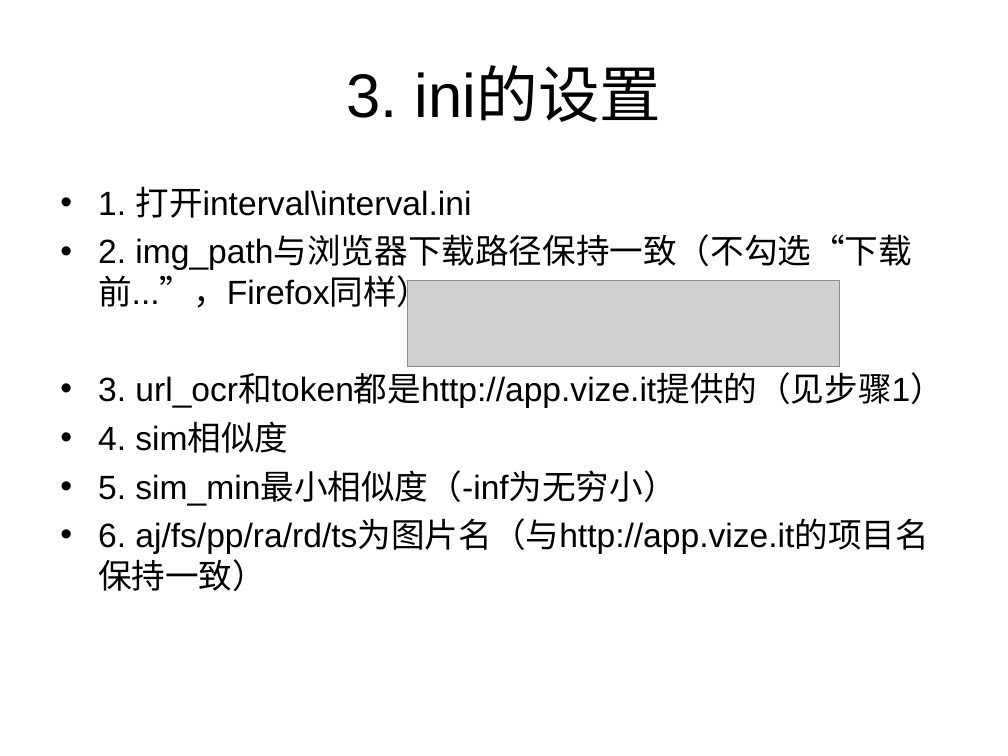
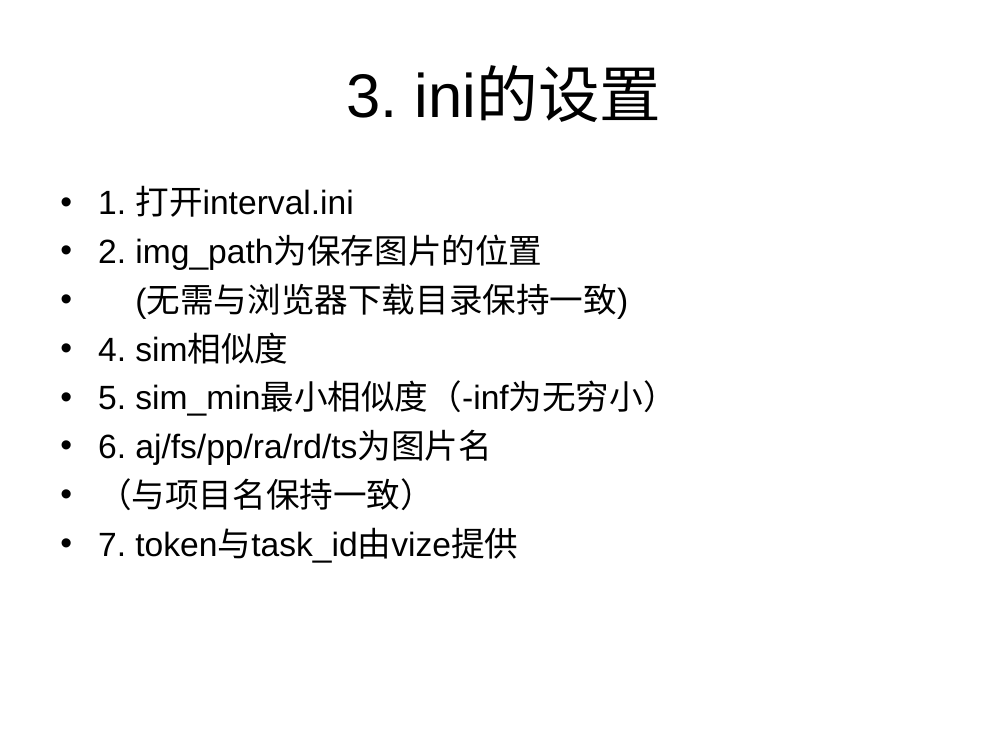
Before and after one commit to dodying/UserJs, a slide deck: slide 5 of HentaiVerse/hvInterval/使用说明.ppt. Drawn at 1008x756 pixels with LibreOffice and Linux fonts; fonts in the diff are those of the drawing; grey boxes stand for pictures. Boxes give left, top, right and bottom in pixels: in the first picture for what was removed or moved away, otherwise in the second. Text is boxed around its words. In the diff, an @@ line names an element or a change of style, - is before the commit and + after.

Commit message:
更新hvInterval 新增打包文件，方便下载

```diff
--- a/HentaiVerse/hvInterval/使用说明.ppt
+++ b/HentaiVerse/hvInterval/使用说明.ppt
@@ text at <box>98,185,628,319</box>: text changed @@
-• 1. 打开interval\interval.ini
-• 2. img_path与浏览器下载路径保持一致（不勾选“下载前...”，Firefox同样）
-• 3. url_ocr和token都是http://app.vize.it提供的（见步骤1）
+• 1. 打开interval.ini
+• 2. img_path为保存图片的位置
+• (无需与浏览器下载目录保持一致)
@@ picture removed at <box>408,280,840,366</box> @@
@@ text at <box>98,431,518,563</box>: text changed @@
-• 6. aj/fs/pp/ra/rd/ts为图片名（与http://app.vize.it的项目名保持一致）
+• 6. aj/fs/pp/ra/rd/ts为图片名
+• （与项目名保持一致）
+• 7. token与task_id由vize提供
```
Also in this commit, not shown: 3 other slides changed, 6 other files.
